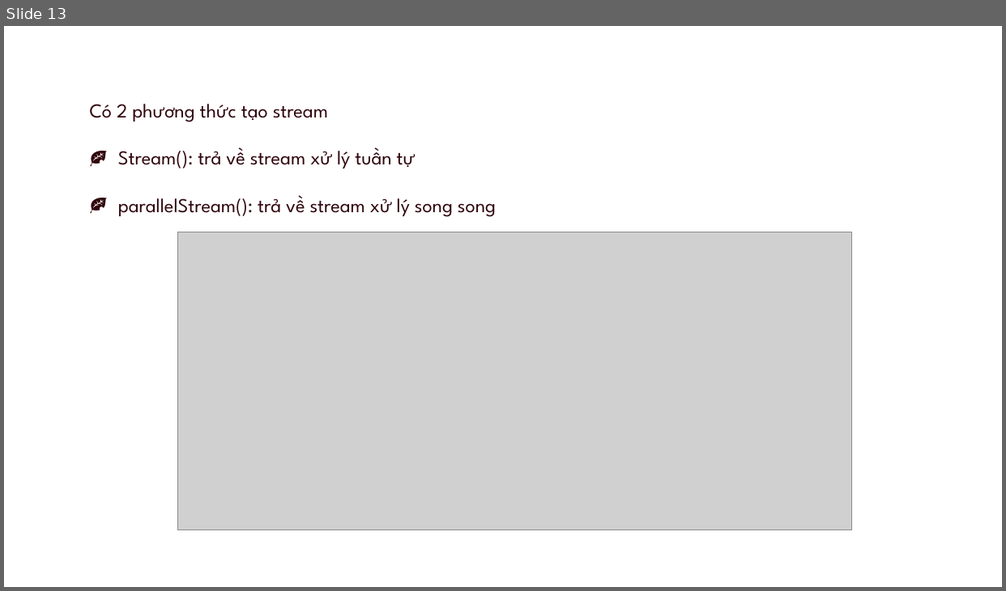
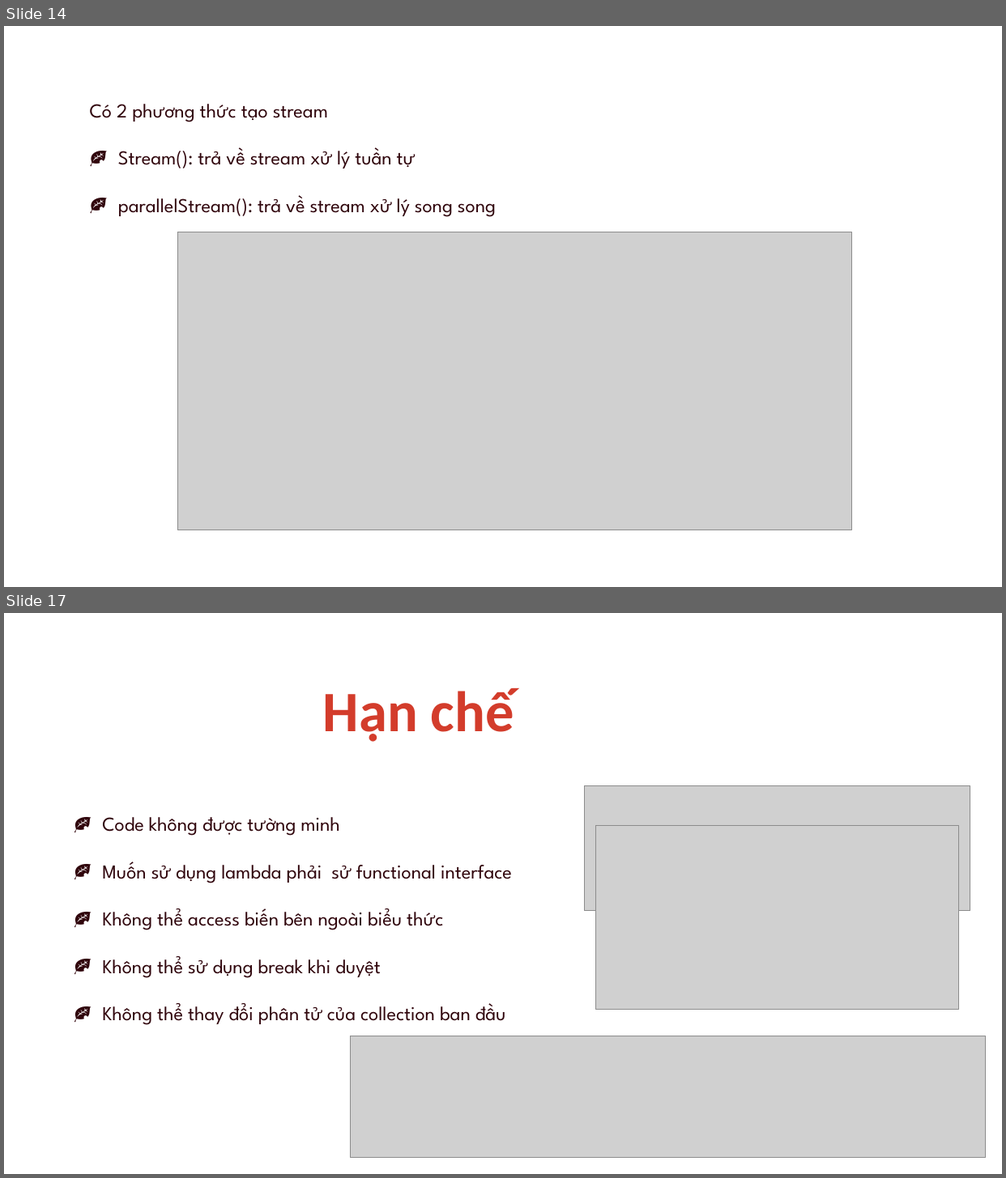
Before and after one commit to goodbyevinh/MyAppChat, a slide deck: Seminar/present.pptx. Shown one above the other, each under a label of ours: slide 13 before the commit, slides 14 and 17 after it; the slides between them are not shown. The pictures are 1006x591 and 1006x1178 pixels, drawn with LibreOffice and Linux fonts; fonts in the diff are those of the drawing; grey boxes stand for pictures. Boxes give left, top, right and bottom in pixels: in the first picture for what was removed or moved away, otherwise in the second. Text is boxed around its words. In the diff, an @@ line names an element or a change of style, - is before the commit and + after.

```diff
--- a/Seminar/present.pptx
+++ b/Seminar/present.pptx
@@ slide 17 added at <box>4,613,1002,1174</box>, background #FFFFFF @@
@@ text added at <box>323,688,514,742</box>, 55 pt, text #D33C2B, bold @@
+Hạn chế
@@ picture added at <box>584,786,970,912</box> @@
@@ text added at <box>102,817,512,1021</box>, 19 pt, text #30050C @@
+🍂 Code không được tường minh
+🍂 Muốn sử dụng lambda phải sử functional interface
+🍂 Không thể access biến bên ngoài biểu thức
+🍂 Không thể sử dụng break khi duyệt
+🍂 Không thể thay đổi phân tử của collection ban đầu
@@ picture added at <box>596,825,959,1010</box> @@
@@ picture added at <box>351,1037,985,1158</box> @@
@@ what was slide 13 is now slide 14 @@
```
Also in this commit, not shown: 7 slides changed, 12 other slides added, 3 slides removed, 11 other files.
